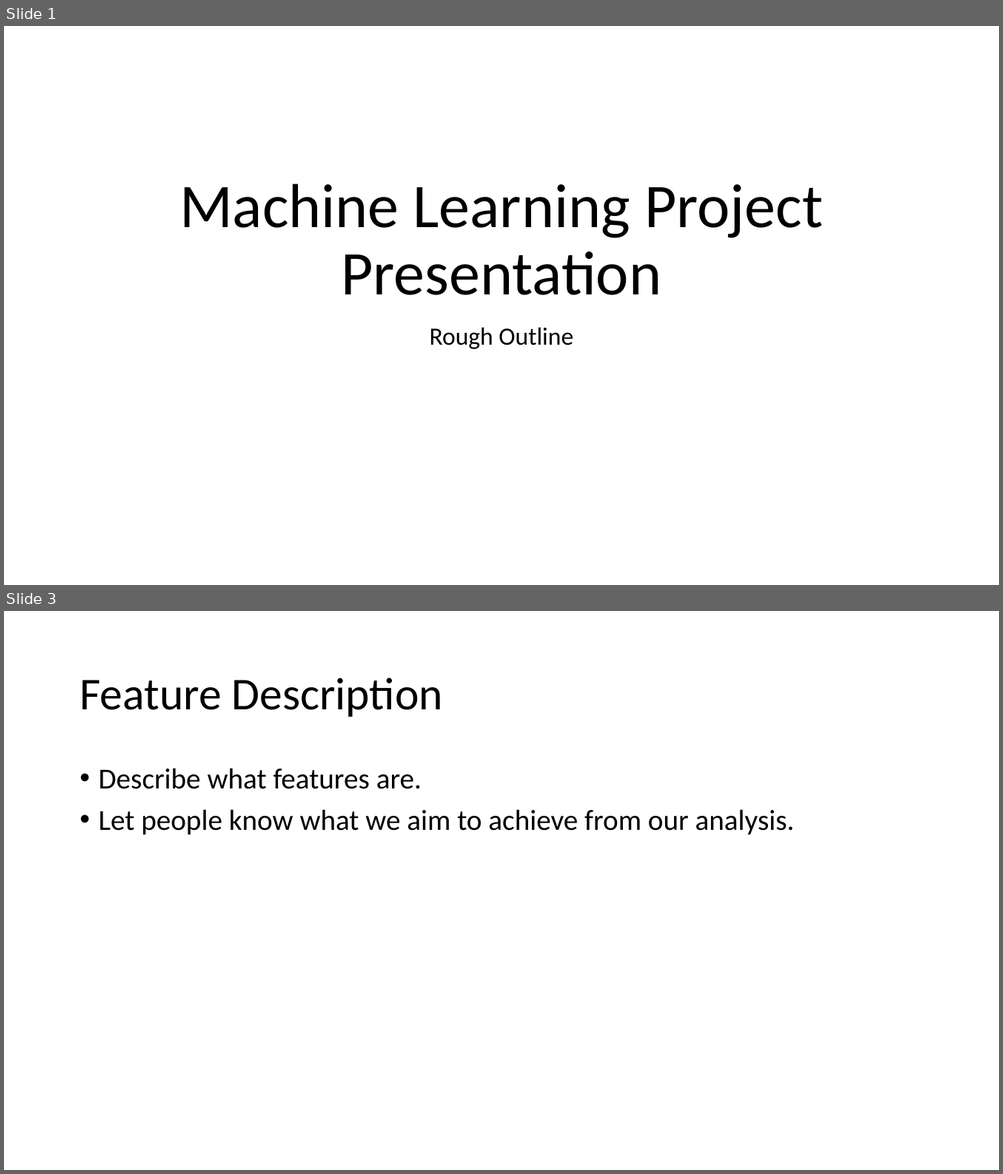
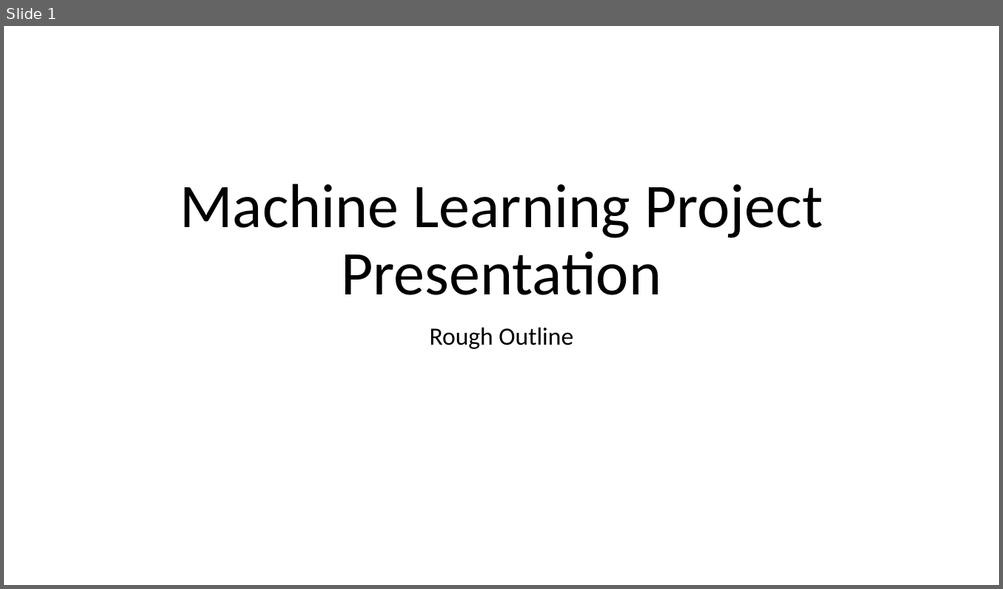
Before and after one commit to randm4940/CS-7830-Fall-2019-Project, a slide deck: documents/presentation.pptx. Shown one above the other, each under a label of ours: slides 1 and 3 before the commit, slide 1 after it; the slides between them are not shown. The pictures are 1003x1174 and 1003x589 pixels, drawn with LibreOffice and Linux fonts; fonts in the diff are those of the drawing. Boxes give left, top, right and bottom in pixels: in the first picture for what was removed or moved away, otherwise in the second. Text is boxed around its words. In the diff, an @@ line names an element or a change of style, - is before the commit and + after.

```diff
--- a/documents/presentation.pptx
+++ b/documents/presentation.pptx
@@ slide 3 removed at [4, 611, 999, 1170], background #FFFFFF @@
@@ title removed at [79, 678, 443, 717] @@
-Feature Description
@@ text removed at [99, 768, 794, 835] @@
-• Describe what features are.
-• Let people know what we aim to achieve from our analysis.
```
Also in this commit, not shown: 3 slides changed, 9 slides added, 3 other slides removed, 1 other file.
